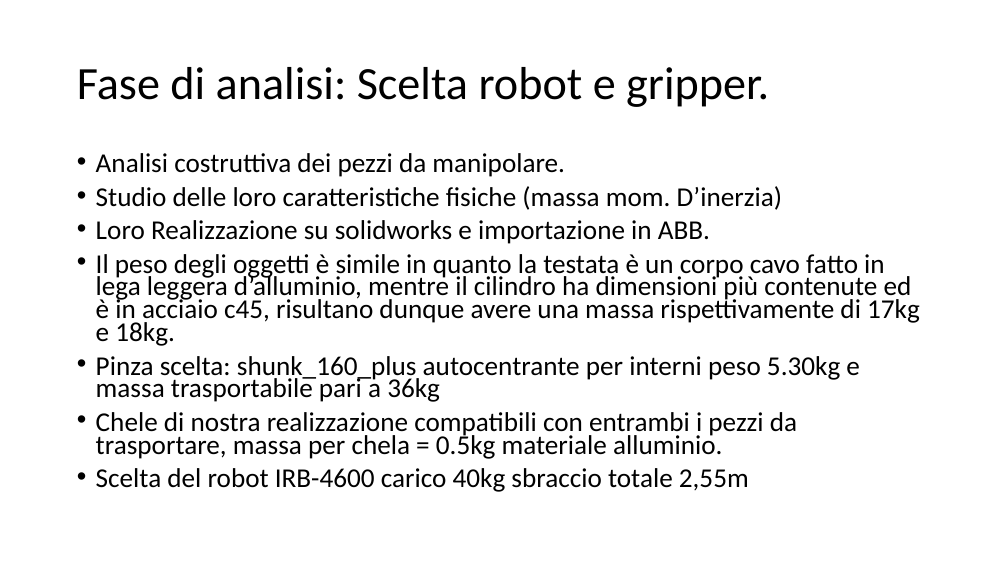
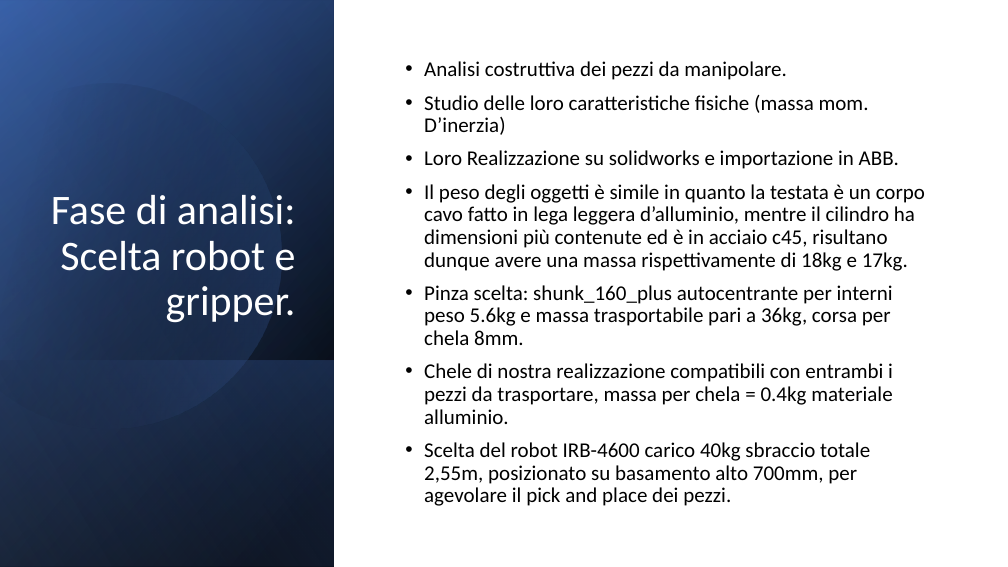
Before and after one commit to 99Abdel/Progetto_ABB_Robotstudio, a slide deck: slide 2 of Presentazione.pptx. Drawn at 1008x567 pixels with LibreOffice and Linux fonts; fonts in the diff are those of the drawing. Boxes give left, top, right and bottom in pixels: in the first picture for what was removed or moved away, otherwise in the second. Text is boxed around its words. In the diff, an @@ line names an element or a change of style, - is before the commit and + after.

```diff
--- a/Presentazione.pptx
+++ b/Presentazione.pptx
@@ rectangle added at [0,0,1008,567], fill #FFFFFF @@
@@ rectangle added at [0,0,334,567], fill gradient #000000 to #2F5597 @@
@@ rectangle added at [0,1,334,567], fill gradient #000000 to #4472C4 @@
@@ rectangle added at [0,0,334,566], fill gradient #000000 to #8FAADC @@
@@ freeform shape added at [0,42,323,464], fill gradient #000000 to #4472C4 @@
@@ title "Fase di analisi: Scelta robot ...": place and size @@
-title "Fase di analisi: Scelta robot ..." at [77,67,769,107]
+title "Fase di analisi: Scelta robot ..." at [51,195,296,323]
@@ title "Fase di analisi: Scelta robot ..." at [51,195,296,323]: size 44 to 40 pt, text colour #000000 to #FFFFFF; alignment left to right; vertical alignment middle to bottom @@
@@ text "Analisi costruttiva dei pezzi da ...": place and size @@
-text "Analisi costruttiva dei pezzi da ..." at [96,153,920,492]
+text "Analisi costruttiva dei pezzi da ..." at [424,61,925,506]
@@ text "Analisi costruttiva dei pezzi da ..." at [424,61,925,506]: vertical alignment top to middle @@
@@ text at [424,61,899,169]: size 25.9 to 20 pt in "Analisi costruttiva dei pezzi da manipolare.", "Studio delle loro caratteristiche fisiche (massa mom. ...", "Loro Realizzazione su solidworks e importazione in ..."; line spacing 0.7 to 0.9 @@
@@ text at [424,184,925,506]: text changed; size 25.9 to 20 pt @@
-• Il peso degli oggetti è simile in quanto la testata è un corpo cavo fatto in lega leggera d’alluminio, mentre il cilindro ha dimensioni più contenute ed è in acciaio c45, risultano dunque avere una massa rispettivamente di 17kg e 18kg.
-• Pinza scelta: shunk_160_plus autocentrante per interni peso 5.30kg e massa trasportabile pari a 36kg
-• Chele di nostra realizzazione compatibili con entrambi i pezzi da trasportare, massa per chela = 0.5kg materiale alluminio.
-• Scelta del robot IRB-4600 carico 40kg sbraccio totale 2,55m
+• Il peso degli oggetti è simile in quanto la testata è un corpo cavo fatto in lega leggera d’alluminio, mentre il cilindro ha dimensioni più contenute ed è in acciaio c45, risultano dunque avere una massa rispettivamente di 18kg e 17kg.
+• Pinza scelta: shunk_160_plus autocentrante per interni peso 5.6kg e massa trasportabile pari a 36kg, corsa per chela 8mm.
+• Chele di nostra realizzazione compatibili con entrambi i pezzi da trasportare, massa per chela = 0.4kg materiale alluminio.
+• Scelta del robot IRB-4600 carico 40kg sbraccio totale 2,55m, posizionato su basamento alto 700mm, per agevolare il pick and place dei pezzi.
@@ rectangle added at [0,360,334,567], fill gradient #4472C4 to #000000 @@
```
Also in this commit, not shown: 2 other slides changed, 8 slides added.
